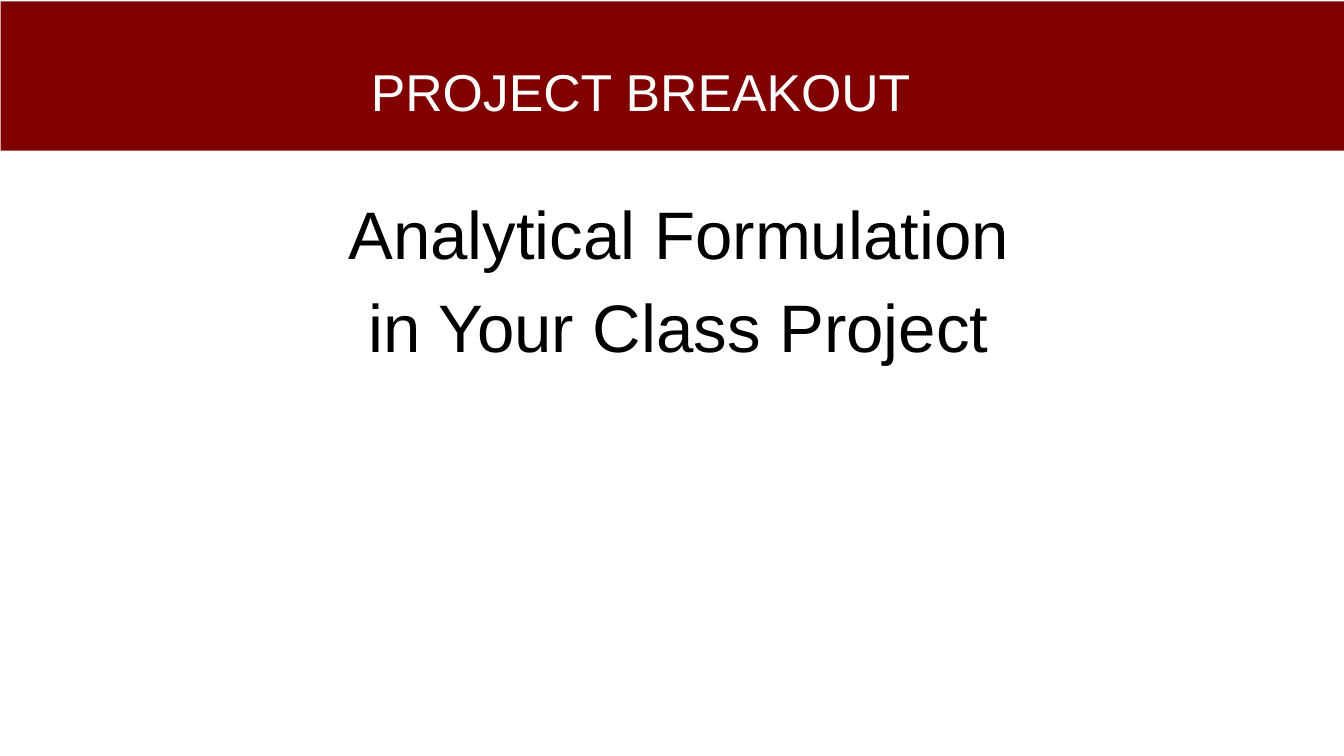
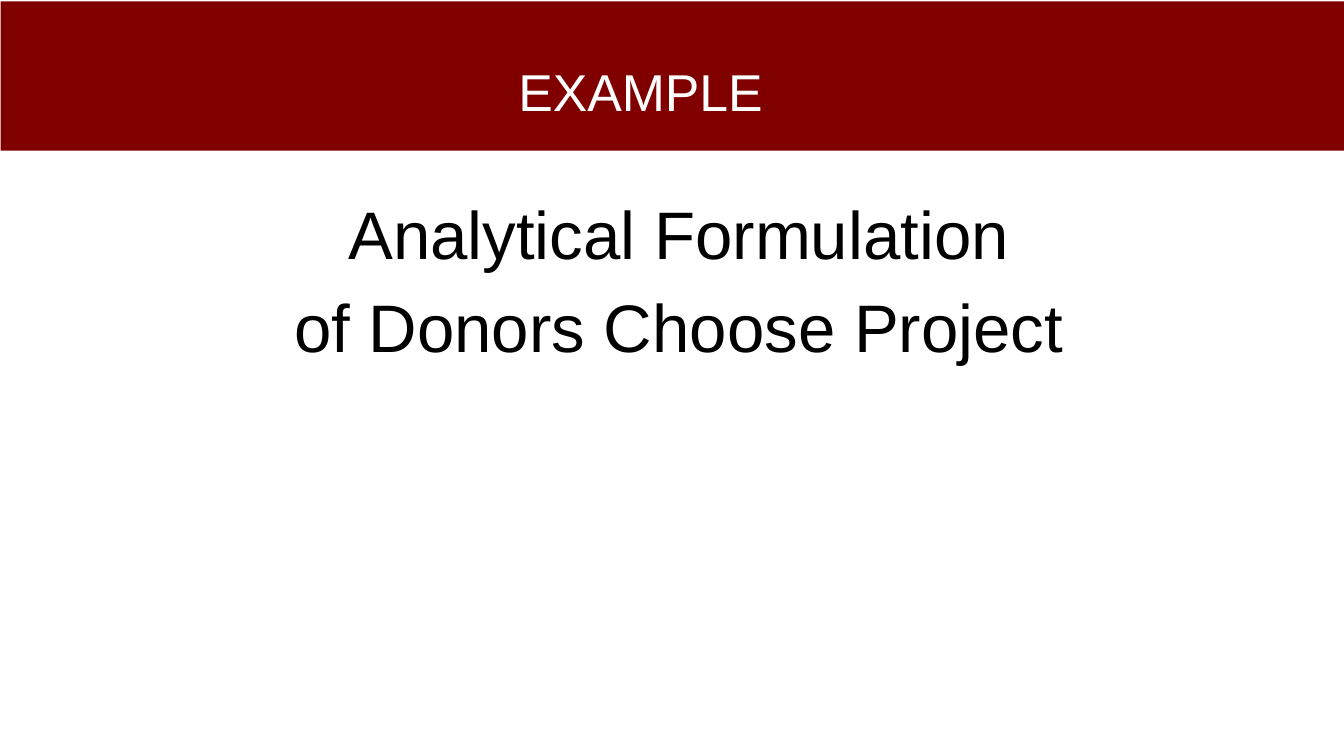
Before and after one commit to dssg/mlforpublicpolicylab, a slide deck: slide 7 of 03 - Data Exploration, Analytical Formulation, and Baselines/formulation-discussion.pptx. Drawn at 1344x756 pixels with LibreOffice and Linux fonts; fonts in the diff are those of the drawing. Boxes give left, top, right and bottom in pixels: in the first picture for what was removed or moved away, otherwise in the second. Text is boxed around its words. In the diff, an @@ line names an element or a change of style, - is before the commit and + after.

Commit message:
formulation slides updates

```diff
--- a/03 - Data Exploration, Analytical Formulation, and Baselines/formulation-discussion.pptx
+++ b/03 - Data Exploration, Analytical Formulation, and Baselines/formulation-discussion.pptx
@@ title at bbox=[518, 75, 762, 111]: text changed @@
-PROJECT BREAKOUT
+EXAMPLE
@@ text at bbox=[294, 210, 1063, 364]: text changed @@
-Analytical Formulation
-in Your Class Project
+Analytical Formulation
+of Donors Choose Project
```
Also in this commit, not shown: 1 slide added, 1 slide removed.
